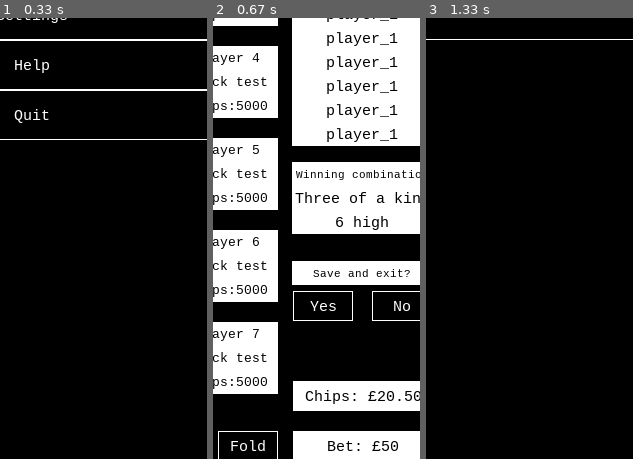
Above: before the commit, frames 1-3 (left to right).
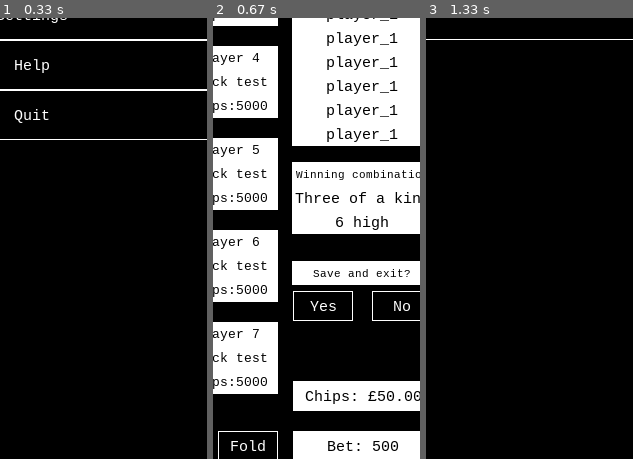
Above: after the commit, the same moments.

Repository: jmsyuen/nea
Game: pygame game, started from pygametest.py
The game is run twice, just before and just after one commit, with the same random seed, the same clock (stepped at 60 frames per second) and the same inputs.
Inputs (mouse positions are % of the whole screen's width and height, from its top left):
- Up to frame 1 (0.33 s): no input
- Up to frame 2 (0.67 s): click "Play" at 0.38 s
- Up to frame 3 (1.33 s): click "Yes" at 0.72 s; click (19, 34) at 1.05 s
The pictures show only the part of the screen within x 42-92%, y 30-80%; the shares and areas given below are measured in that part.

Frame 1 is identical in both runs. In frame 2, 0.2% of the frame differs, in the area x 76-97%, y 84-99%; in frame 3, nothing differs.

Commit message:
Update UI class to show bet amount, minimum value £0.50 to prevent raising nothing. (generated by blackbox.ai )  fix some buttons not working

Diff:
--- a/pygametest.py
+++ b/pygametest.py
@@ -236,17 +236,25 @@
 
       self.draw_player_info(player_id_value, "Check test", 5000) ###change to starting chips total_chips_left
 
-
-    #pot
-    self.update_pot(20.00)
-
     #big cards bottom left
     self.draw_card("big", "back", self.locations["player_1"][0])
     self.draw_card("big", "back", self.locations["player_1"][1])
 
+    #dynamic variables to be udpated
+    self.update_pot(20.00)
+    self.draw_text_box("Chips: £50.00", self.BLACK, self.WHITE, 15, 15 + self.BIG_CARD_WIDTH*2, self.HEIGHT - 255, 140, 30)
 
     #buttons ADD FUNCTIONS ###
-    self.draw_text_box("Chips: £20.50", self.BLACK, self.WHITE, 15, 15 + self.BIG_CARD_WIDTH*2, self.HEIGHT - 255, 140, 30)
+
+
+    #update display
+    pygame.display.flip()
+
+  def fold_check_bet(self):
+    #show bet amount, minimum value £0.50 to prevent raising nothing
+    self.draw_text_box("Bet: £0.50", self.BLACK, self.WHITE, 15, 15 + self.BIG_CARD_WIDTH*2, self.HEIGHT - 205, 140, 30)
+    self.draw_button("Check", self.BLACK, 20 + 80, self.HEIGHT - 205, 60, 30, self.blank)
+
     self.draw_button("All In", self.BLACK, 20, self.HEIGHT - 205, 60, 30, self.blank)
     self.draw_button("Fold", self.BLACK, 20 + 80 + 80, self.HEIGHT - 205, 60, 30, self.blank)
 
@@ -256,20 +264,22 @@
     self.draw_button("Confirm Raise", self.BLACK, 15 + self.BIG_CARD_WIDTH*2 , self.HEIGHT - 155, 140, 30, self.blank)
 
 
-    #update display
-    pygame.display.flip()
-
-  def fold_check_bet(self):
-    self.draw_text_box("Bet: £0.50", self.BLACK, self.WHITE, 15, 15 + self.BIG_CARD_WIDTH*2, self.HEIGHT - 205, 140, 30)
-    self.draw_button("Check", self.BLACK, 20 + 80, self.HEIGHT - 205, 60, 30, self.blank)
-    #show bet amount, minimum value £0.50 to prevent raising nothing
-
-  def fold_call_bet(self):
-    self.draw_text_box("Bet: £10.00", self.BLACK, self.WHITE, 15, 15 + self.BIG_CARD_WIDTH*2, self.HEIGHT - 205, 140, 30)
+  def fold_call_bet(self, highest_bet):
+    self.draw_text_box(f"Bet: {highest_bet}", self.BLACK, self.WHITE, 15, 15 + self.BIG_CARD_WIDTH*2, self.HEIGHT - 205, 140, 30)
     self.draw_button("Call", self.BLACK, 20 + 80, self.HEIGHT - 205, 60, 30, self.blank)
 
-  def fold_all_in(self):
-    self.draw_text_box("Bet: £50", self.BLACK, self.WHITE, 15, 15 + self.BIG_CARD_WIDTH*2, self.HEIGHT - 205, 140, 30)
+    self.draw_button("All In", self.BLACK, 20, self.HEIGHT - 205, 60, 30, self.blank)
+    self.draw_button("Fold", self.BLACK, 20 + 80 + 80, self.HEIGHT - 205, 60, 30, self.blank)
+
+    self.draw_button("Clear Bet", self.BLACK, 15 + self.BIG_CARD_WIDTH*2 , self.HEIGHT - 55, 140, 30, self.blank)
+    self.draw_button("- 50p", self.BLACK, 15 + self.BIG_CARD_WIDTH*2 , self.HEIGHT - 105, 60, 30, self.blank)
+    self.draw_button("+ 50p", self.BLACK, self.WIDTH - 80, self.HEIGHT - 105, 60, 30, self.blank)
+    self.draw_button("Confirm Raise", self.BLACK, 15 + self.BIG_CARD_WIDTH*2 , self.HEIGHT - 155, 140, 30, self.blank)
+
+  def fold_all_in(self, highest_bet):
+    self.draw_text_box(f"Bet: {highest_bet}", self.BLACK, self.WHITE, 15, 15 + self.BIG_CARD_WIDTH*2, self.HEIGHT - 205, 140, 30)
+    self.draw_button("All In", self.BLACK, 20, self.HEIGHT - 205, 60, 30, self.blank)
+    self.draw_button("Fold", self.BLACK, 20 + 80 + 80, self.HEIGHT - 205, 60, 30, self.blank)
     #draw over in black to eliminate self.WHITE
     self.draw_text_box("", self.WHITE, self.BLACK, 15, 20 + 80, self.HEIGHT - 205, 60, 30)
     self.draw_text_box("", self.WHITE, self.BLACK, 15, 15 + self.BIG_CARD_WIDTH*2 , self.HEIGHT - 55, 140, 30)
@@ -301,21 +311,15 @@
 
   def game_loop(self):
 
-    self.fold_all_in()
+    self.fold_all_in(500)
     self.show_winners()
     self.flip_card("small", "spades.4",self.locations["public"][0])
     self.flip_card("big", "spades.4",self.locations["player_1"][1])
     pygame.display.flip()
 
 
-
-
-
-
-ui = ui()
-
-
 if __name__ == "__main__":
+  ui = ui()
   pygame.init()
   clock = pygame.time.Clock()
   while True:
--- a/testing.py
+++ b/testing.py
@@ -348,7 +348,7 @@
 print(face_values)
 
 '''
-
+'''
 var = 34
 output = f"player {var}"
 print(output)
@@ -370,3 +370,4 @@
   x =  140
   y =  122 + i * self.SMALL_CARD_HEIGHT
   self.player_info_locations[f"player_{player_id_value}"] = [x, y]
+'''
